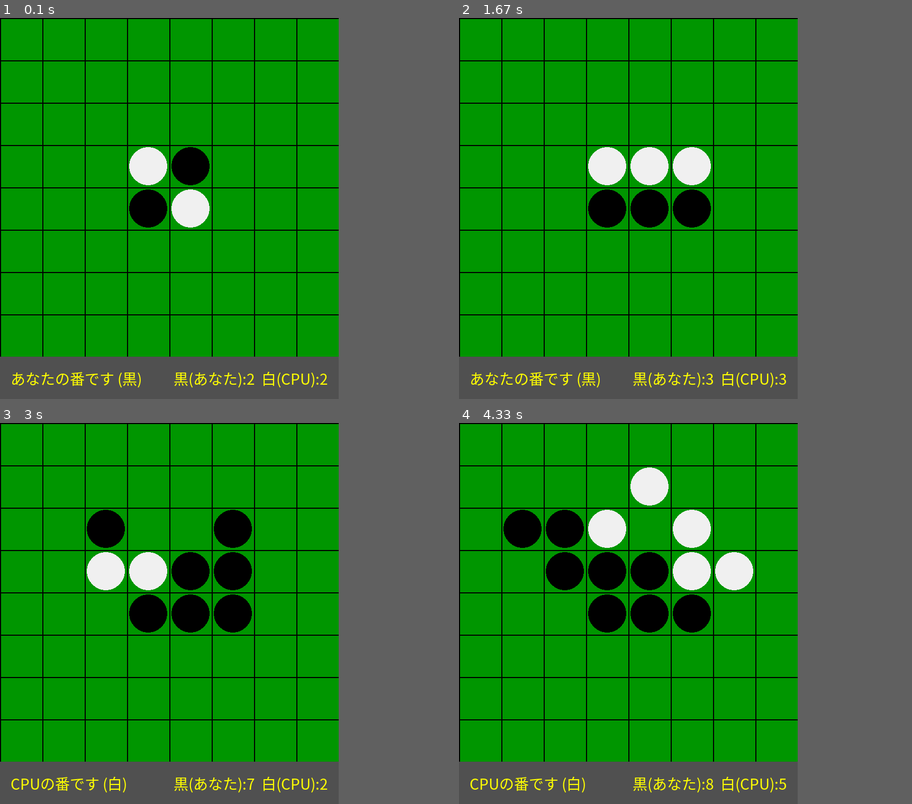
Above: before the commit, frames 1-4 (two rows, left to right).
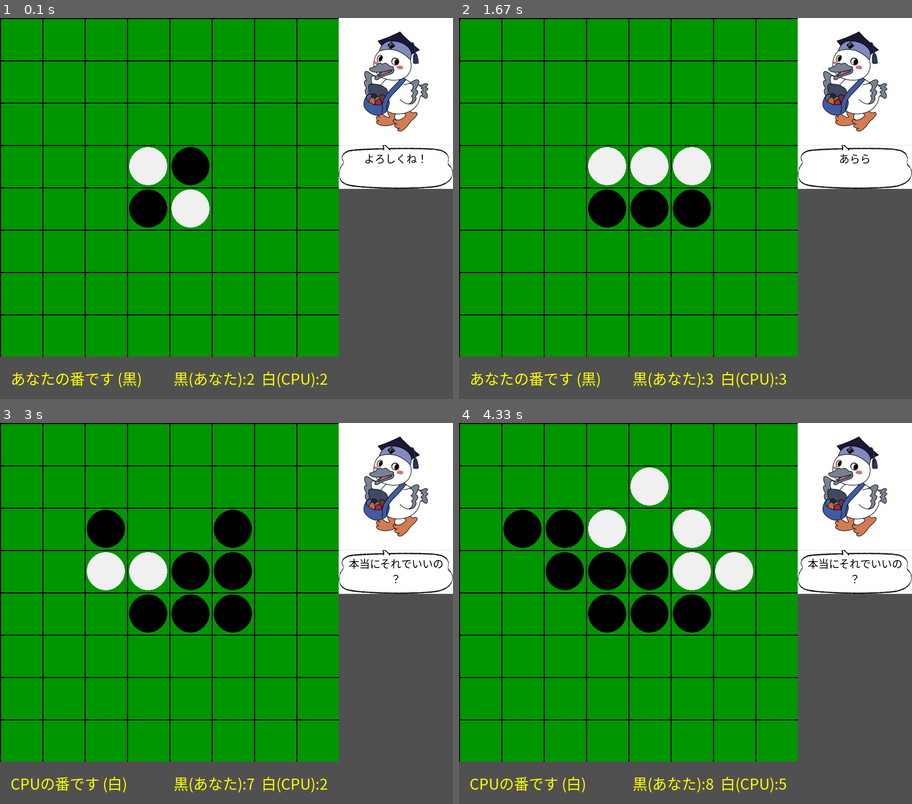
Above: after the commit, the same moments.

Repository: c0a2429118/ProjExD_Group14
Game: pygame game, started from osero.py
Same seed, same stepped clock (60 frames per second), same inputs: the game is played once before the commit and once after it.
Inputs (mouse positions are in pixels of both pictures, inside the frame that each line leads up to):
- Up to frame 1 (0.1 s): no input
- Up to frame 2 (1.67 s): click (685, 208) at 0.38 s; click (690, 235) at 0.72 s
- Up to frame 3 (3 s): click (117, 537) at 2.05 s; click (212, 548) at 2.9 s
- Up to frame 4 (4.33 s): click (622, 533) at 3.22 s; move the mouse to (513, 529) at 3.5 s; click (513, 529) at 3.7 s
In our replay, the window is 640x720 before the commit and 856x720 after it. These sizes can differ from the game's own. Grey fills any space a smaller window leaves; there, only what the larger window draws over its background counts as a difference.

The runs differ from the first frame. In frame 1, 11% of the frame differs, in the area x 74-100%, y 0-45%; in frame 2, 11%; in frame 3, 11%; in frame 4, 11%.

Commit message:
追加機能１完了

Diff:
--- a/osero.py
+++ b/osero.py
@@ -2,15 +2,23 @@
 import sys
 import time
 import random
-
+import os
+
+os.chdir(os.path.dirname(os.path.abspath(__file__)))
 # --- 定数 ---
+#右側幅追加
+RIGHT_PANEL_WIDTH = 216
 WIDTH, HEIGHT = 640, 640
+#追加幅計算
+TOTAL_WIDTH = WIDTH + RIGHT_PANEL_WIDTH
 CELL_SIZE = WIDTH // 8
 GREEN = (0, 150, 0)
 BLACK = (0, 0, 0)
 WHITE = (240, 240, 240)
 GRAY = (80, 80, 80)
 FONT_COLOR = (255, 255, 0)
+#追加文字色定義
+DIALOGUE_FONT_COLOR = (0, 0, 0)
 
 # --- プレイヤー定数 ---
 EMPTY = 0
@@ -18,13 +26,39 @@
 PLAYER_WHITE = 2  # CPU
 
 pygame.init()
-screen = pygame.display.set_mode((WIDTH, HEIGHT + 80))
+#　画面サイズ修正
+screen = pygame.display.set_mode((TOTAL_WIDTH, HEIGHT + 80))
 pygame.display.set_caption("オセロ (プレイヤー vs CPU)")
+
 try:
     # ### 修正点①: 文字サイズを小さく変更 ###
-    font = pygame.font.SysFont("MS Gothic", 28) # 36から28へ
-except pygame.error:
+    font = pygame.font.SysFont("MSGothic", 28)
+except Exception:
     font = pygame.font.Font(None, 28) # こちらも合わせて小さく
+
+#吹き出し用フォント
+try:
+    dialogue_font = pygame.font.SysFont("MSGothic", 20)
+except Exception:
+    dialogue_font = pygame.font.Font(None, 24)
+
+
+#追加画像読み込み
+try:
+    image1 = pygame.image.load("fig/image1.jpg")
+    image1 = pygame.transform.scale(image1, (RIGHT_PANEL_WIDTH, 240))
+except Exception as e:
+    print(f"Error loading image1.jpg: {e}")
+    image1 = None
+
+#追加画像読み込み
+try:
+    image2 = pygame.image.load("fig/image2.jpg")
+    image2 = pygame.transform.scale(image2, (RIGHT_PANEL_WIDTH, 83))
+except Exception as e:
+    print(f"Error loading image2.jpg: {e}")
+    image2 = None
+
 
 # --- Othello盤のロジックを管理するクラス ---
 class Board:
@@ -41,37 +75,58 @@
 
         opponent = PLAYER_WHITE if player == PLAYER_BLACK else PLAYER_BLACK
 
-        for dx, dy in [(-1,-1),(-1,0),(-1,1),(0,-1),(0,1),(1,-1),(1,0),(1,1)]:
+        for dx, dy in [(-1, -1), (-1, 0), (-1, 1),
+                       (0, -1), (0, 1),
+                       (1, -1), (1, 0), (1, 1)]:
             nx, ny = x + dx, y + dy
             if (0 <= nx < 8 and 0 <= ny < 8) and self.grid[ny][nx] == opponent:
                 while 0 <= nx < 8 and 0 <= ny < 8:
-                    nx += dx; ny += dy
-                    if not (0 <= nx < 8 and 0 <= ny < 8) or self.grid[ny][nx] == EMPTY: break
-                    if self.grid[ny][nx] == player: return True
+                    nx += dx
+                    ny += dy
+                    if not (0 <= nx < 8 and 0 <= ny < 8) or self.grid[ny][nx] == EMPTY:
+                        break
+                    if self.grid[ny][nx] == player:
+                        return True
         return False
 
     def get_valid_moves(self, player):
-        return [(x, y) for y in range(8) for x in range(8) if self.is_valid_move(x, y, player)]
+        return [(x, y) for y in range(8) for x in range(8)
+                if self.is_valid_move(x, y, player)]
 
     def place_stone(self, x, y, player):
         if not self.is_valid_move(x, y, player):
-            return
+            return 0
 
         self.grid[y][x] = player
         opponent = PLAYER_WHITE if player == PLAYER_BLACK else PLAYER_BLACK
 
-        for dx, dy in [(-1,-1),(-1,0),(-1,1),(0,-1),(0,1),(1,-1),(1,0),(1,1)]:
+        #追加返した石の数をカウントする変数
+        total_flips = 0
+
+        for dx, dy in [(-1, -1), (-1, 0), (-1, 1),
+                       (0, -1), (0, 1),
+                       (1, -1), (1, 0), (1, 1)]:
             nx, ny = x + dx, y + dy
             stones_to_flip = []
             while (0 <= nx < 8 and 0 <= ny < 8) and self.grid[ny][nx] == opponent:
                 stones_to_flip.append((nx, ny))
-                nx += dx; ny += dy
+                nx += dx
+                ny += dy
             if (0 <= nx < 8 and 0 <= ny < 8) and self.grid[ny][nx] == player:
+                #追加返した石の数を加算
+                total_flips += len(stones_to_flip)
                 for fx, fy in stones_to_flip:
                     self.grid[fy][fx] = player
 
+        #追加返した石の数
+        return total_flips
+
     def count_stones(self):
-        return sum(r.count(PLAYER_BLACK) for r in self.grid), sum(r.count(PLAYER_WHITE) for r in self.grid)
+        return (
+            sum(r.count(PLAYER_BLACK) for r in self.grid),
+            sum(r.count(PLAYER_WHITE) for r in self.grid)
+        )
+
 
 # --- ゲーム全体の進行と描画を管理するクラス ---
 class Game:
@@ -81,23 +136,125 @@
         self.game_over = False
         self.message = "あなたの番です (黒)"
 
+        #追加セリフプール
+        self.pool1 = ["君が相手かい？", "君だと物足りないかも？", "よろしくね！", "いざ勝負！"]
+        self.pool2 = ["元気してる？", "好きな授業はある？", "こんにちは", "さっき出席登録したっけ…"]
+        self.pool3 = ["明日は晴れかな？", "次はここに置こうかな…？", "今日もぼくはかわいいなぁ"]
+        self.pool4 = ["考えてるみたいだね", "降参も１つの選択だよ？", "疲れちゃったかな？", "眠くなっちゃうよ", "野菜でも食べる？"]
+        self.pool5 = ["そこか", "本当にそれでいいの？", "あらら", "huh?", "blahblahblah.."]
+        self.pool6 = ["へぇ？やるじゃんか", "なるほどね", "おっと…", "褒めてあげよう"]
+        self.pool7 = ["工科大に栄光あれ！", "世界は広いんだよ", "まだまだだね", "畜生以下め"]
+        self.pool8 = ["やるね", "次は負けないよ", "おめでとう！", "君もいつかは…"]
+
+        #追加セリフ管理
+        self.dialogue_text = ""
+        self.dialogue_end_time = 0
+        self.next_chatter_time = 0
+        self.next_chatter_pool = None
+
+        #追加ゲーム開始時最初のセリフ
+        self.set_dialogue(random.choice(self.pool1))
+
+    #セリフを設定
+    def set_dialogue(self, text):
+        self.dialogue_text = text
+        self.dialogue_end_time = time.time() + 3
+        self.next_chatter_time = 0
+        if not self.game_over:
+            self.schedule_chatter_task(self.dialogue_end_time)
+
+    #追加次の雑談までの時間と内容
+    def schedule_chatter_task(self, start_time):
+        rand_val = random.random()
+        if rand_val < 0.4:
+            delay = 5
+            self.next_chatter_pool = self.pool2
+        elif rand_val < 0.7:
+            delay = 7
+            self.next_chatter_pool = self.pool3
+        else:
+            delay = 9
+            self.next_chatter_pool = self.pool4
+        self.next_chatter_time = start_time + delay
+
+    #追加吹き出しのサイズ
+    def draw_text_wrapped(self, surface, text, font_obj, color, rect):
+        lines = []
+        words = text.split(' ')
+        if len(words) == 1 and ' ' not in text:
+            chars = list(text)
+            current_line = ""
+            for char in chars:
+                test_line = current_line + char
+                if font_obj.size(test_line)[0] <= rect.width:
+                    current_line = test_line
+                else:
+                    lines.append(current_line)
+                    current_line = char
+            lines.append(current_line)
+        else:
+            current_line = ""
+            for word in words:
+                test_line = current_line + word + " "
+                if font_obj.size(test_line)[0] <= rect.width:
+                    current_line = test_line
+                else:
+                    lines.append(current_line.strip())
+                    current_line = word + " "
+            lines.append(current_line.strip())
+
+        y = rect.top
+        for line in lines:
+            if y + font_obj.get_linesize() > rect.bottom:
+                break
+            line_surf = font_obj.render(line, True, color)
+            line_rect = line_surf.get_rect(centerx=rect.centerx, top=y)
+            surface.blit(line_surf, line_rect)
+            y += font_obj.get_linesize()
+
     def run(self):
         clock = pygame.time.Clock()
         while True:
+            #追加セリフの表示時間雑談タイマー
+            now = time.time()
+            if self.dialogue_text and now > self.dialogue_end_time:
+                self.dialogue_text = ""
+
+            if not self.game_over and self.next_chatter_time != 0 and now > self.next_chatter_time:
+                if self.next_chatter_pool:
+                    text = random.choice(self.next_chatter_pool)
+                    self.set_dialogue(text)
+                #雑談ループ
+                self.next_chatter_time = 0
+
             for event in pygame.event.get():
                 if event.type == pygame.QUIT:
-                    pygame.quit(); sys.exit()
+                    pygame.quit()
+                    sys.exit()
 
                 if self.current_player == PLAYER_BLACK and not self.game_over:
                     if event.type == pygame.MOUSEBUTTONDOWN:
-                        x, y = event.pos[0] // CELL_SIZE, event.pos[1] // CELL_SIZE
-                        if self.board.is_valid_move(x, y, PLAYER_BLACK):
-                            self.board.place_stone(x, y, PLAYER_BLACK)
-                            self.current_player = PLAYER_WHITE
-                            self.message = "CPUの番です (白)"
-                            self.draw()
-                            pygame.display.flip()
-                            self.check_game_flow()
+                        #マウス座標取得
+                        mouse_x, mouse_y = event.pos
+                        #マウスがオセロ盤の範囲内か
+                        if mouse_x < WIDTH:
+                            x, y = mouse_x // CELL_SIZE, mouse_y // CELL_SIZE
+                            if self.board.is_valid_move(x, y, PLAYER_BLACK):
+                                #返した石の数を取得
+                                flips = self.board.place_stone(x, y, PLAYER_BLACK)
+
+                                #追加返した石の数に応じてリアクション
+                                if flips >= 3:
+                                    text = random.choice(self.pool6)
+                                else:
+                                    text = random.choice(self.pool5)
+                                self.set_dialogue(text)
+
+                                self.current_player = PLAYER_WHITE
+                                self.message = "CPUの番です (白)"
+                                self.draw()
+                                pygame.display.flip()
+                                self.check_game_flow()
 
             if self.current_player == PLAYER_WHITE and not self.game_over:
                 pygame.time.wait(500)
@@ -120,12 +277,15 @@
             temp_board = [row[:] for row in self.board.grid]
             opponent = PLAYER_BLACK
             flips = 0
-            for dx, dy in [(-1,-1),(-1,0),(-1,1),(0,-1),(0,1),(1,-1),(1,0),(1,1)]:
+            for dx, dy in [(-1, -1), (-1, 0), (-1, 1),
+                           (0, -1), (0, 1),
+                           (1, -1), (1, 0), (1, 1)]:
                 nx, ny = move[0] + dx, move[1] + dy
                 stones_to_flip = []
                 while (0 <= nx < 8 and 0 <= ny < 8) and temp_board[ny][nx] == opponent:
                     stones_to_flip.append((nx, ny))
-                    nx += dx; ny += dy
+                    nx += dx
+                    ny += dy
                 if (0 <= nx < 8 and 0 <= ny < 8) and temp_board[ny][nx] == PLAYER_WHITE:
                     flips += len(stones_to_flip)
 
@@ -143,8 +303,9 @@
         if not self.board.get_valid_moves(self.current_player):
             opponent = PLAYER_WHITE if self.current_player == PLAYER_BLACK else PLAYER_BLACK
             if not self.board.get_valid_moves(opponent):
-                self.game_over = True
-                self.end_game()
+                #ゲームオーバーか
+                if not self.game_over:
+                    self.end_game()
             else:
                 self.message = f"{'あなた' if self.current_player == PLAYER_BLACK else 'CPU'}はパスしました"
                 self.draw()
@@ -153,33 +314,73 @@
                 self.current_player = opponent
 
     def end_game(self):
+        self.game_over = True
+        #追加雑談タイマーを停止
+        self.next_chatter_time = 0
+
         b, w = self.board.count_stones()
         winner = "あなたの勝ち" if b > w else "CPUの勝ち" if w > b else "引き分け"
+
+        #追加勝敗に応じてセリフを設定
+        if b > w:
+            text = random.choice(self.pool7)
+        else:
+            text = random.choice(self.pool8)
+        self.set_dialogue(text)
+
         self.message = f"ゲーム終了！ {winner} ({b}-{w})"
 
     def draw(self):
         screen.fill(GREEN)
         for i in range(9):
-            pygame.draw.line(screen, BLACK, (i*CELL_SIZE,0), (i*CELL_SIZE,HEIGHT), 2)
-            pygame.draw.line(screen, BLACK, (0,i*CELL_SIZE), (WIDTH,i*CELL_SIZE), 2)
+            pygame.draw.line(screen, BLACK, (i * CELL_SIZE, 0), (i * CELL_SIZE, HEIGHT), 2)
+            pygame.draw.line(screen, BLACK, (0, i * CELL_SIZE), (WIDTH, i * CELL_SIZE), 2)
 
         for y in range(8):
             for x in range(8):
                 if self.board.grid[y][x] != EMPTY:
                     color = BLACK if self.board.grid[y][x] == PLAYER_BLACK else WHITE
-                    pygame.draw.circle(screen, color, (x*CELL_SIZE+CELL_SIZE//2, y*CELL_SIZE+CELL_SIZE//2), CELL_SIZE//2-4)
-
-        # ### 修正点②: UIテキストの描画方法を改善 ###
-        # 下部UIバーの領域を定義
+                    pygame.draw.circle(
+                        screen, color,
+                        (x * CELL_SIZE + CELL_SIZE // 2, y * CELL_SIZE + CELL_SIZE // 2),
+                        CELL_SIZE // 2 - 4
+                    )
+
+        #追加右側パネル
+        right_panel_rect = pygame.Rect(WIDTH, 0, RIGHT_PANEL_WIDTH, HEIGHT + 80)
+        pygame.draw.rect(screen, GRAY, right_panel_rect)
+
+        #追加image1
+        if image1:
+            screen.blit(image1, (WIDTH, 0))
+
+        #追加image2
+        if image2:
+            screen.blit(image2, (WIDTH, 240))
+
+        #追加吹き出し領域セリフ
+        if self.dialogue_text:
+            text_area_rect = pygame.Rect(
+                WIDTH + 15,
+                240 + 10,
+                RIGHT_PANEL_WIDTH - 30,
+                83 - 20
+            )
+            self.draw_text_wrapped(
+                screen,
+                self.dialogue_text,
+                dialogue_font,
+                DIALOGUE_FONT_COLOR,
+                text_area_rect
+            )
+
         ui_bar_rect = pygame.Rect(0, HEIGHT, WIDTH, 80)
         pygame.draw.rect(screen, GRAY, ui_bar_rect)
 
-        # メッセージを左寄せで表示
         message_surf = font.render(self.message, True, FONT_COLOR)
         message_rect = message_surf.get_rect(centery=ui_bar_rect.centery, left=20)
         screen.blit(message_surf, message_rect)
 
-        # スコアを右寄せで表示
         b, w = self.board.count_stones()
         score_text = f"黒(あなた):{b}  白(CPU):{w}"
         score_surf = font.render(score_text, True, FONT_COLOR)
Binary file added: fig/image1.jpg
Binary file added: fig/image2.jpg
